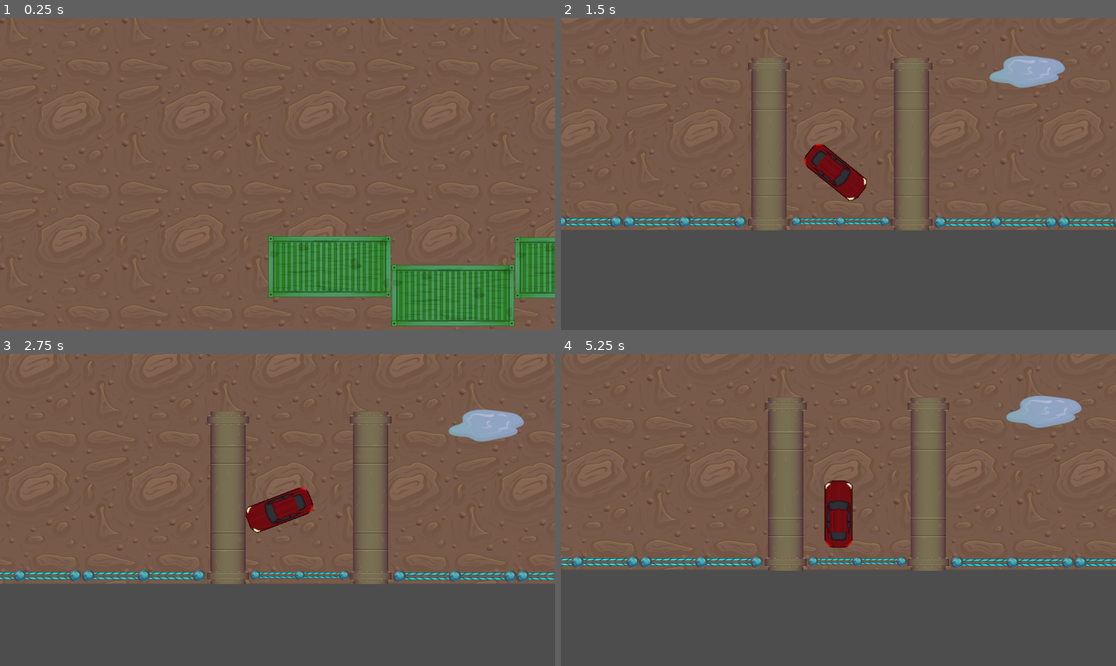
Above: before the commit, frames 1-4 (two rows, left to right).
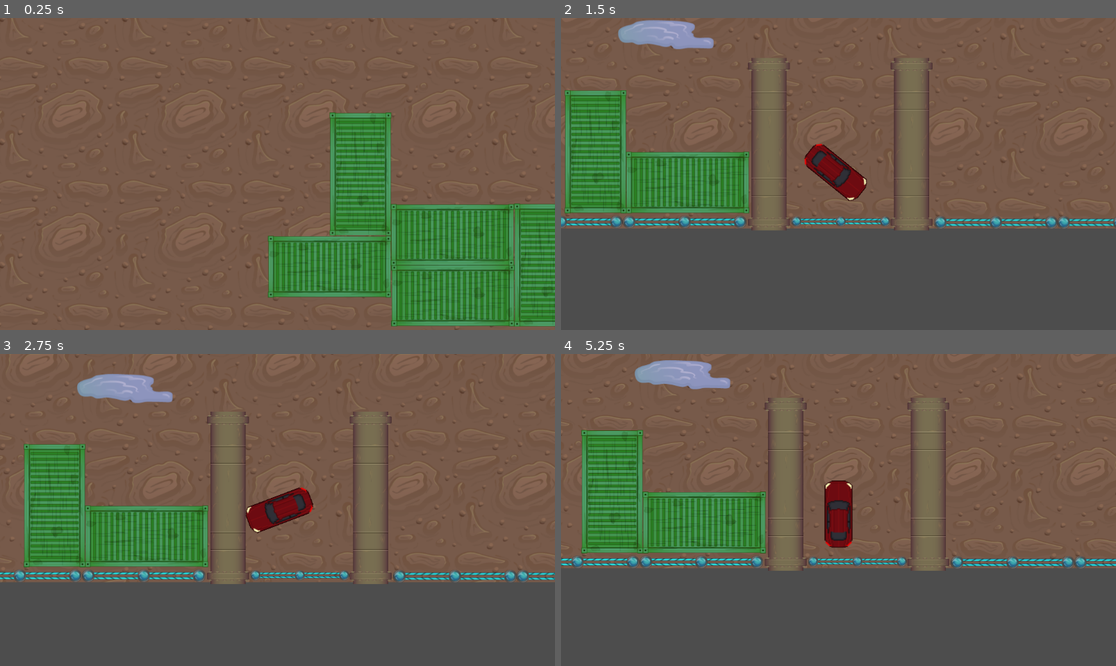
Above: after the commit, the same moments.

Repository: Lennartluber/DriveDeliver
Game: Godot game, scene res://scenes/TestWorld.tscn
Two runs of this game, one before a commit and one after it. Both use one fixed random seed, a clock stepped at 60 frames per second and the inputs below.
Inputs:
- Up to frame 1 (0.25 s): no input
- Up to frame 2 (1.5 s): hold D (right) 0.53-1.28 s; tap Space (ui_select) at 0.77 s; hold S (down) from 1.28 s (still down)
- Up to frame 3 (2.75 s): tap Space (ui_select) at 1.52 s; release S (down) at 2.03 s; hold D (right) from 2.03 s (still down)
- Up to frame 4 (5.25 s): release D (right) at 2.78 s; hold W (up) 2.78-3.53 s; tap Space (ui_select) at 3.02, 3.77, 4.52 s; hold A (left) 3.53-5.03 s; hold S (down) from 5.03 s (still down)

The runs differ from the first frame. In frame 1, 12% of the frame differs, in the area x 0-100%, y 0-100%; in frame 2, 12%; in frame 3, 11%; in frame 4, 12%, in the area x 0-100%, y 2-70%.

Commit message:
I am working on spikes for my level layout

Diff:
--- a/scenes/TestWorld.tscn
+++ b/scenes/TestWorld.tscn
@@ -4,10 +4,10 @@
 [ext_resource type="Script" uid="uid://bbajokkhlljkf" path="res://scenes/car_controller.gd" id="2_a2f0d"]
 [ext_resource type="Texture2D" uid="uid://l66rsvpg5ms3" path="res://2D TOP DOWN PIXEL CARS/Coupe/coupe_red.png" id="3_2puco"]
 [ext_resource type="Script" uid="uid://mg353le61aqf" path="res://scenes/camera_2d.gd" id="4_21yxg"]
-[ext_resource type="Texture2D" uid="uid://bxkdohlj7ixyq" path="res://PNG/Decor_Items/Puddle_02.png" id="5_82ue1"]
 [ext_resource type="PackedScene" uid="uid://m1e8ae8lwcpj" path="res://scenes/pipe.tscn" id="6_1kh8g"]
 [ext_resource type="PackedScene" uid="uid://bjj7x6a2ahyuu" path="res://scenes/container.tscn" id="7_xm70n"]
 [ext_resource type="PackedScene" uid="uid://dqnrpb5m2khgg" path="res://scenes/border.tscn" id="8_ge7yi"]
+[ext_resource type="PackedScene" uid="uid://bb080uud6ejn5" path="res://scenes/puddle_slip.tscn" id="8_mxtr1"]
 
 [sub_resource type="CapsuleShape2D" id="CapsuleShape2D_epypp"]
 radius = 29.0
@@ -18,9 +18,9 @@
 
 [node name="TextureRect" type="TextureRect" parent="."]
 offset_left = -508.0
-offset_top = -921.0
+offset_top = -924.0
 offset_right = 2957.0
-offset_bottom = 2729.0
+offset_bottom = 2726.0
 texture = ExtResource("1_mxtr1")
 stretch_mode = 1
 
@@ -47,10 +47,6 @@
 script = ExtResource("4_21yxg")
 target = NodePath("../car")
 
-[node name="Puddle02" type="Sprite2D" parent="."]
-position = Vector2(1613, 2401)
-texture = ExtResource("5_82ue1")
-
 [node name="Pipe" parent="." instance=ExtResource("6_1kh8g")]
 position = Vector2(1077, 2641)
 rotation = 1.5708
@@ -78,7 +74,8 @@
 position = Vector2(964, 2075)
 
 [node name="container4" parent="." instance=ExtResource("7_xm70n")]
-position = Vector2(1476, 2077)
+position = Vector2(1411, 2072)
+rotation = 1.5708
 
 [node name="border" parent="." instance=ExtResource("8_ge7yi")]
 position = Vector2(902, 2713)
@@ -200,22 +197,22 @@
 scale = Vector2(0.8, 0.8)
 
 [node name="border35" parent="." instance=ExtResource("8_ge7yi")]
-position = Vector2(1509, 209)
+position = Vector2(-120, -909)
 
 [node name="border36" parent="." instance=ExtResource("8_ge7yi")]
-position = Vector2(1338, 160)
+position = Vector2(392, -910)
 
 [node name="border37" parent="." instance=ExtResource("8_ge7yi")]
-position = Vector2(595, 14)
+position = Vector2(647, -911)
 
 [node name="border38" parent="." instance=ExtResource("8_ge7yi")]
-position = Vector2(498, -191)
+position = Vector2(903, -912)
 
 [node name="border39" parent="." instance=ExtResource("8_ge7yi")]
-position = Vector2(59, 213)
+position = Vector2(136, -908)
 
 [node name="border40" parent="." instance=ExtResource("8_ge7yi")]
-position = Vector2(1044, 312)
+position = Vector2(-377, -908)
 
 [node name="Pipe5" parent="." instance=ExtResource("6_1kh8g")]
 position = Vector2(1373, -836)
@@ -236,3 +233,76 @@
 position = Vector2(1076, -657)
 rotation = 1.5708
 scale = Vector2(0.7, 0.7)
+
+[node name="border41" parent="." instance=ExtResource("8_ge7yi")]
+position = Vector2(-493, -761)
+rotation = 1.5708
+
+[node name="border42" parent="." instance=ExtResource("8_ge7yi")]
+position = Vector2(-493, -505)
+rotation = 1.5708
+
+[node name="border43" parent="." instance=ExtResource("8_ge7yi")]
+position = Vector2(-494, -248)
+rotation = 1.5708
+
+[node name="border44" parent="." instance=ExtResource("8_ge7yi")]
+position = Vector2(-493, 9)
+rotation = 1.5708
+
+[node name="border45" parent="." instance=ExtResource("8_ge7yi")]
+position = Vector2(-493, 266)
+rotation = 1.5708
+
+[node name="border46" parent="." instance=ExtResource("8_ge7yi")]
+position = Vector2(-493, 523)
+rotation = 1.5708
+
+[node name="border47" parent="." instance=ExtResource("8_ge7yi")]
+position = Vector2(-493, 780)
+rotation = 1.5708
+
+[node name="border48" parent="." instance=ExtResource("8_ge7yi")]
+position = Vector2(-494, 1037)
+rotation = 1.5708
+
+[node name="border49" parent="." instance=ExtResource("8_ge7yi")]
+position = Vector2(-494, 1293)
+rotation = 1.5708
+
+[node name="border50" parent="." instance=ExtResource("8_ge7yi")]
+position = Vector2(-494, 1550)
+rotation = 1.5708
+
+[node name="border51" parent="." instance=ExtResource("8_ge7yi")]
+position = Vector2(-494, 1806)
+rotation = 1.5708
+
+[node name="border52" parent="." instance=ExtResource("8_ge7yi")]
+position = Vector2(-495, 2062)
+rotation = 1.5708
+
+[node name="border53" parent="." instance=ExtResource("8_ge7yi")]
+position = Vector2(-495, 2318)
+rotation = 1.5708
+
+[node name="border54" parent="." instance=ExtResource("8_ge7yi")]
+position = Vector2(-494, 2574)
+rotation = 1.5708
+
+[node name="container" parent="." instance=ExtResource("7_xm70n")]
+position = Vector2(1219, 2009)
+
+[node name="container5" parent="." instance=ExtResource("7_xm70n")]
+position = Vector2(1028, 1883)
+rotation = 1.5708
+
+[node name="PuddleSlip" parent="." instance=ExtResource("8_mxtr1")]
+position = Vector2(863, 2324)
+
+[node name="container6" parent="." instance=ExtResource("7_xm70n")]
+position = Vector2(908, 2631)
+
+[node name="container7" parent="." instance=ExtResource("7_xm70n")]
+position = Vector2(717, 2567)
+rotation = 1.5708
--- a/scenes/car_controller.gd
+++ b/scenes/car_controller.gd
@@ -7,32 +7,34 @@
 var brake_force = 800.0      # Braking force
 var turn_speed = 3.0         # Rotation speed in radians per second
 var friction = 200.0         # Slowdown when no input
-
+var controlling = true
 # Current control values
 var move_input = 0.0
 var turn_input = 0.0
 
 func _physics_process(delta):
+	if controlling :
+
 	# Input handling
 	# Forward (W) and reverse (S)
-	move_input = 0.0
-	if Input.is_action_pressed("up"):  # W key
-		move_input = 1.0
-	if Input.is_action_pressed("down"):  # S key
-		move_input = -1.0
+		move_input = 0.0
+		if Input.is_action_pressed("up"):  # W key
+			move_input = 1.0
+		if Input.is_action_pressed("down"):  # S key
+			move_input = -1.0
 
-	# Steering (A and D)
-	turn_input = 0.0
-	if Input.is_action_pressed("left"):  # A key
-		turn_input = -1.0
-	if Input.is_action_pressed("right"):  # D key
-		turn_input = 1.0
-
+		# Steering (A and D)
+		turn_input = 0.0
+		if Input.is_action_pressed("left"):  # A key
+			turn_input = -1.0
+		if Input.is_action_pressed("right"):  # D key
+			turn_input = 1.0
+		rotation += turn_input * turn_speed * delta
 	# Braking (Space)
 	var is_braking = Input.is_action_pressed("ui_select")  # Space key
 
 	# Rotate the car
-	rotation += turn_input * turn_speed * delta
+
 
 	# Calculate velocity
 	var direction = Vector2(cos(rotation), sin(rotation))
@@ -51,3 +53,19 @@
 
 	# Move the car
 	move_and_slide()
+
+
+
+
+func _on_puddle_slip_body_entered(body: Node2D) -> void:
+	friction = 0
+	controlling = false
+
+
+func _on_puddle_slip_body_exited(body: Node2D) -> void:
+	friction = 200
+	controlling = true
+
+
+func _on_area_2d_body_entered(body: Node2D) -> void:
+	pass # Replace with function body.
--- /dev/null
+++ b/scenes/puddle_slip.tscn
@@ -0,0 +1,13 @@
+[gd_scene load_steps=2 format=3 uid="uid://bb080uud6ejn5"]
+
+[ext_resource type="Texture2D" uid="uid://bgtk40cwqu7w2" path="res://PNG/Decor_Items/Puddle_05.png" id="1_qxeg3"]
+
+[node name="PuddleSlip" type="Area2D"]
+metadata/_edit_group_ = true
+
+[node name="Puddle05" type="Sprite2D" parent="."]
+texture = ExtResource("1_qxeg3")
+
+[node name="CollisionPolygon2D" type="CollisionPolygon2D" parent="."]
+position = Vector2(4, 5)
+polygon = PackedVector2Array(-29, -35.1, -29, -33.9, -53.2, -32, -59.4, -32, -95.4, -16, -98, -16, -103, -9.7, -103, 4.60001, -100, 9.5, -100, 12, -92, 18, -92, 19.4, -87.3, 21, -67.5, 21, -63, 23.2, -63, 25.2, -41.8, 23, -34.4, 23, -6, 28.6, -6, 30.5, 9, 27, 10.3, 27, 16, 31.9, 16, 34, 79, 33, 94.8, 33, 100.8, 27, 103, 27, 103, 9, 99, 6, 99, 4.2, 63.1, 1, 61.1, 1, 58, -4.5, 58, -5.1, 64, -10.1, 64, -22.1, 58, -26.1, 58, -27.7, 30, -31.8, 30, -32.9)
